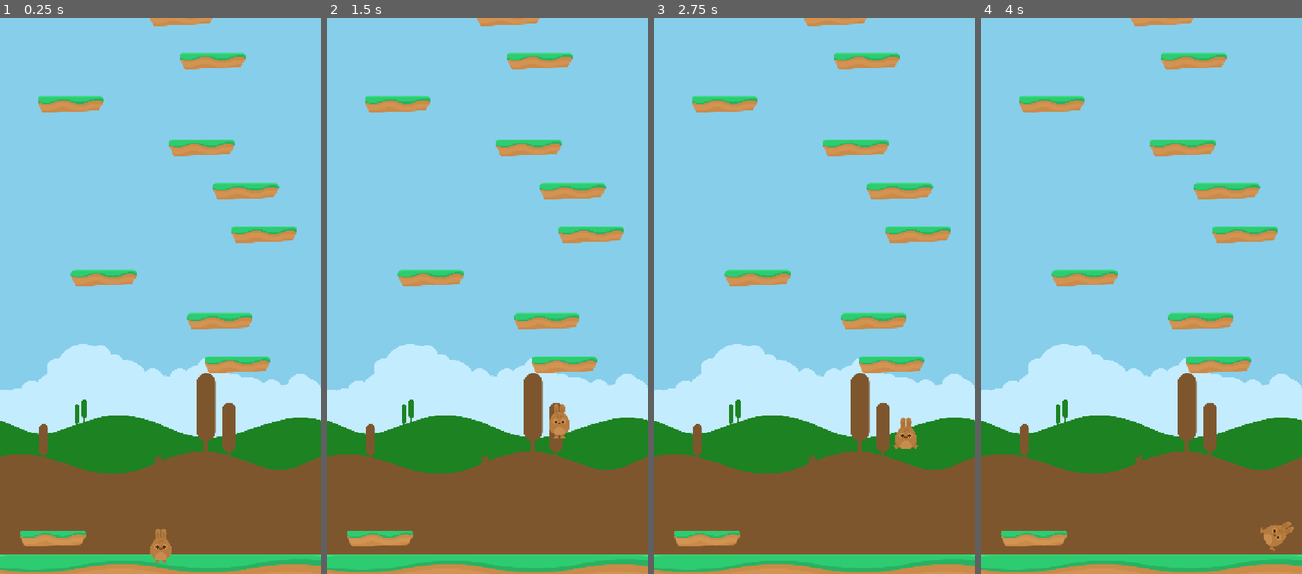
Above: before the commit, frames 1-4 (left to right).
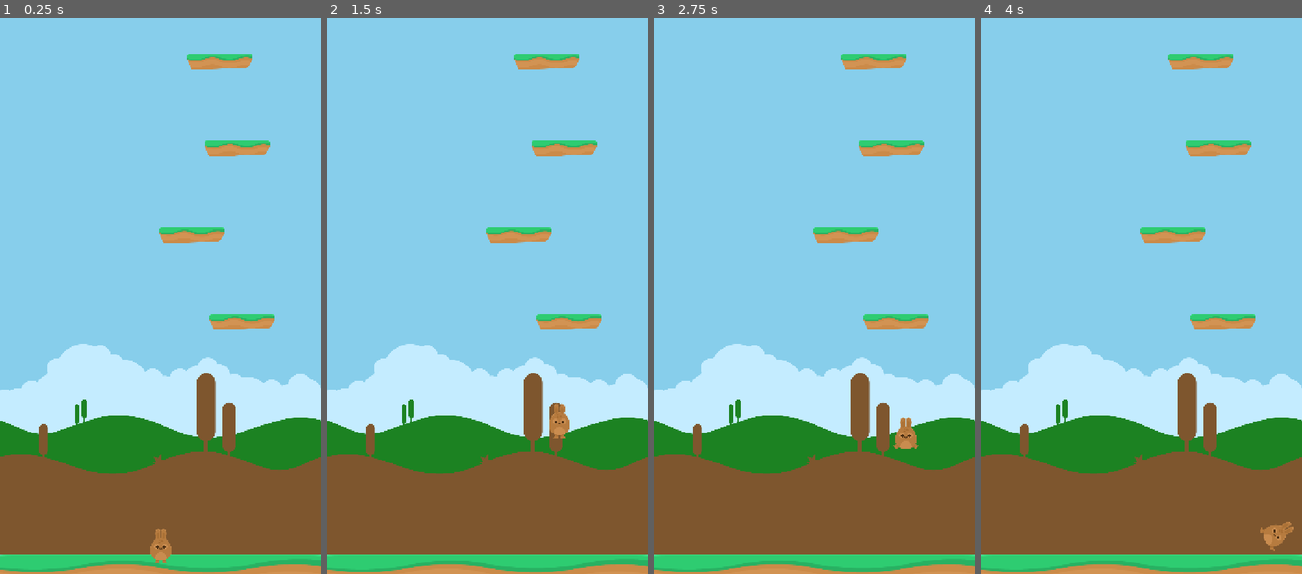
Above: after the commit, the same moments.

Repository: StefanLock/happy-hopper-quest
Game: Godot game, scene res://scenes/game.tscn
Same seed, same stepped clock (60 frames per second), same inputs: the game is played once before the commit and once after it.
Inputs:
- Up to frame 1 (0.25 s): no input
- Up to frame 2 (1.5 s): hold Right (move_right) 0.53-1.28 s; hold Left (move_left) from 1.28 s (still down)
- Up to frame 3 (2.75 s): release Left (move_left) at 2.03 s; hold Right (move_right) from 2.03 s (still down)
- Up to frame 4 (4 s): release Right (move_right) at 3.53 s; hold Left (move_left) from 3.53 s (still down)

The runs differ from the first frame. In frame 1, 5.6% of the frame differs, in the area x 6-93%, y 0-95%; in frame 2, 5.6%; in frame 3, 5.6%; in frame 4, 5.6%.

Commit message:
Working mobile play loop

Diff:
--- a/icon.svg
+++ /dev/null
@@ -1 +0,0 @@
-<svg xmlns="http://www.w3.org/2000/svg" width="128" height="128"><rect width="124" height="124" x="2" y="2" fill="#363d52" stroke="#212532" stroke-width="4" rx="14"/><g fill="#fff" transform="translate(12.322 12.322)scale(.101)"><path d="M105 673v33q407 354 814 0v-33z"/><path fill="#478cbf" d="m105 673 152 14q12 1 15 14l4 67 132 10 8-61q2-11 15-15h162q13 4 15 15l8 61 132-10 4-67q3-13 15-14l152-14V427q30-39 56-81-35-59-83-108-43 20-82 47-40-37-88-64 7-51 8-102-59-28-123-42-26 43-46 89-49-7-98 0-20-46-46-89-64 14-123 42 1 51 8 102-48 27-88 64-39-27-82-47-48 49-83 108 26 42 56 81zm0 33v39c0 276 813 276 814 0v-39l-134 12-5 69q-2 10-14 13l-162 11q-12 0-16-11l-10-65H446l-10 65q-4 11-16 11l-162-11q-12-3-14-13l-5-69z"/><path d="M483 600c0 34 58 34 58 0v-86c0-34-58-34-58 0z"/><circle cx="725" cy="526" r="90"/><circle cx="299" cy="526" r="90"/></g><g fill="#414042" transform="translate(12.322 12.322)scale(.101)"><circle cx="307" cy="532" r="60"/><circle cx="717" cy="532" r="60"/></g></svg>
--- a/project.godot
+++ b/project.godot
@@ -13,7 +13,6 @@
 config/name="happy_hopper_quest"
 run/main_scene="uid://cikyu1m7q3dwx"
 config/features=PackedStringArray("4.4", "Mobile")
-config/icon="uid://ci3j6wp6qp7b8"
 
 [display]
 
--- a/scripts/level_generator.gd
+++ b/scripts/level_generator.gd
@@ -8,7 +8,7 @@
 const DESIGN_HEIGHT = 1280.0
 
 var start_platform_y
-var y_distance_between_platforms = 100.0
+var y_distance_between_platforms = 200.0
 var level_size = 50
 var generated_platform_count = 0
 
@@ -20,7 +20,8 @@
 
 func _ready() -> void:
 	generated_platform_count = 0
-	start_platform_y = DESIGN_HEIGHT - (y_distance_between_platforms)
+	var physical_bottom = get_viewport_rect().size.y
+	start_platform_y = physical_bottom - 200
 
 	generate_level(start_platform_y, true)
 
Binary file removed: assets/PNG/Enemies/cloud.png
Binary file removed: assets/PNG/Enemies/flyMan_fly.png
Binary file removed: assets/PNG/Enemies/flyMan_jump.png
Binary file removed: assets/PNG/Enemies/flyMan_stand.png
Binary file removed: assets/PNG/Enemies/flyMan_still_fly.png
Binary file removed: assets/PNG/Enemies/flyMan_still_jump.png
Binary file removed: assets/PNG/Enemies/flyMan_still_stand.png
Binary file removed: assets/PNG/Enemies/spikeBall1.png
Binary file removed: assets/PNG/Enemies/spikeBall_2.png
Binary file removed: assets/PNG/Enemies/spikeMan_jump.png
Binary file removed: assets/PNG/Enemies/spikeMan_stand.png
Binary file removed: assets/PNG/Enemies/spikeMan_walk1.png
(and 71 more such lines)
